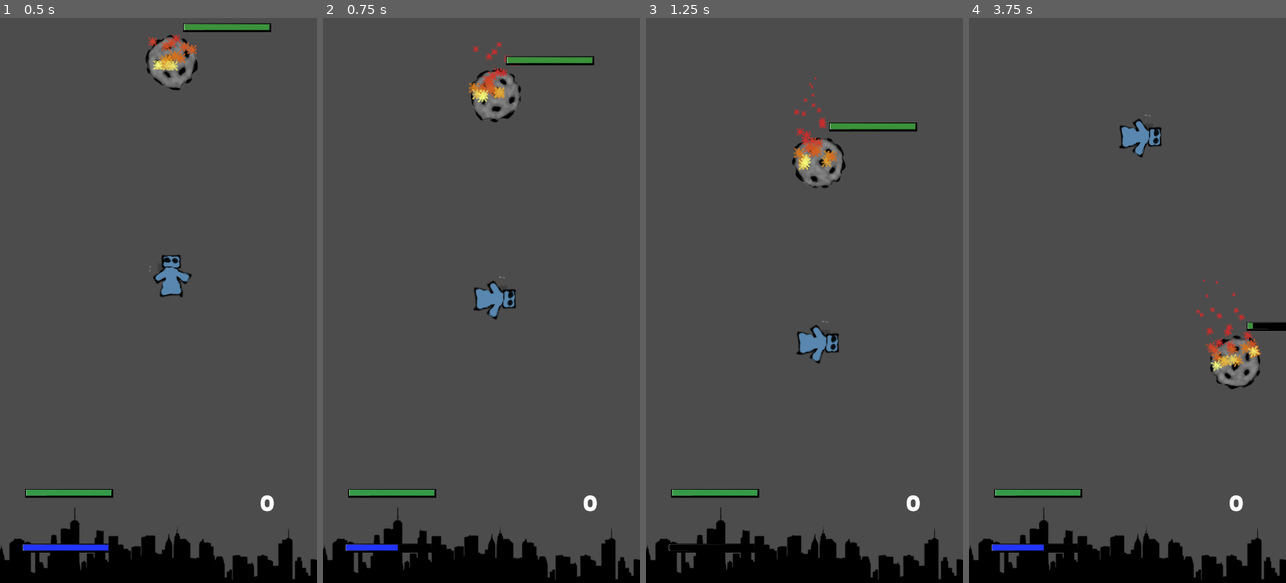
Above: before the commit, frames 1-4 (left to right).
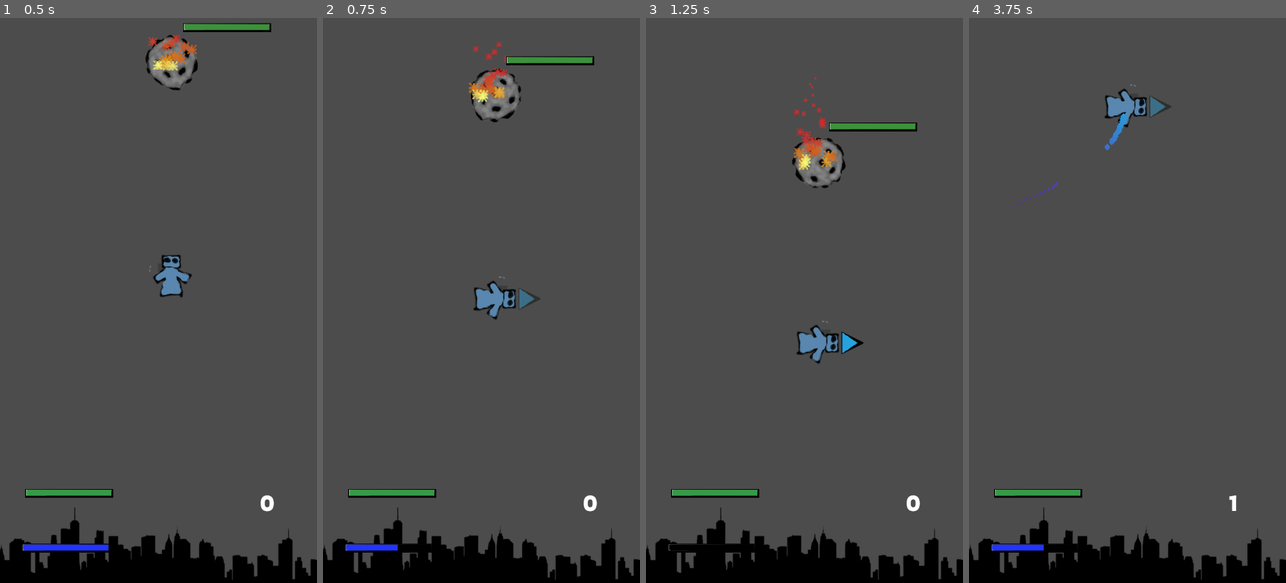
Above: after the commit, the same moments.

Repository: algch/ladrillos
Game: Godot game, scene res://main.tscn
The game is run twice, just before and just after one commit, with the same random seed, the same clock (stepped at 60 frames per second) and the same inputs.
Inputs (mouse positions are in pixels of both pictures, inside the frame that each line leads up to):
- Up to frame 1 (0.5 s): no input
- Up to frame 2 (0.75 s): move the mouse to (551, 272) at 0.52 s; press the mouse at (551, 272) at 0.53 s
- Up to frame 3 (1.25 s): no input
- Up to frame 4 (3.75 s): move the mouse to (1064, 328) at 1.27 s; release the mouse at (1064, 328) at 1.28 s; click (1064, 328) at 1.35 s; move the mouse to (1159, 176) at 2.02 s; press the mouse at (1159, 176) at 2.03 s; move the mouse to (1111, 413) at 2.77 s; release the mouse at (1111, 413) at 2.78 s; click (1111, 413) at 2.85 s; move the mouse to (1222, 385) at 3.52 s; press the mouse at (1222, 385) at 3.53 s

Frame 1 is identical in both runs. In frame 2, 0.1% of the frame differs, in the area x 61-69%, y 47-52%; in frame 3, 0.2%; in frame 4, 2.9%, in the area x 12-100%, y 11-88%.

Commit message:
added direction arrow

Diff:
--- a/brick.gd
+++ b/brick.gd
@@ -10,24 +10,10 @@
 var gravity_speed = 300.0
 var gravity_motion = Vector2.DOWN * gravity_speed
 
-var max_health = 0
-var health = 0
-var score = 0
+var max_health = 100
+var health = max_health
+var score = 1
 
-func _ready():
-	match randi() % 3:
-		0:
-			max_health = 200
-			health = max_health
-			score = 2
-		1:
-			max_health = 400
-			health = max_health
-			score = 3
-		2:
-			max_health = 600
-			health = max_health
-			score = 5
 
 func get_graphical_repr():
 	var graphical_repr = graphical_repr_class.instance()
@@ -59,8 +45,8 @@
 func _update_health_bar():
 	$healthBar.value = $healthBar.max_value * (health/max_health)
 
-func deal_damage(damage, max_damage):
-	health -= 400 * (damage/max_damage)
+func deal_damage(damage):
+	health -= max_health * damage
 	_update_health_bar()
 	check_health()
 
@@ -77,7 +63,7 @@
 			handle_collision(-dir, dir_speed)
 
 		if collision.collider.has_method("deal_damage"):
-			collision.collider.deal_damage(dir_speed, gravity_speed)
+			collision.collider.deal_damage(1)
 
 func _on_speedDecreaseTimer_timeout():
 	$speedDecreaseTimer.stop()
--- /dev/null
+++ b/downPusher.gd
@@ -0,0 +1,5 @@
+extends Area2D
+
+func _on_downPusher_body_entered(body):
+	if body.is_in_group("player"):
+		body.dir_speed *= 0.3
--- /dev/null
+++ b/downPusher.tscn
@@ -0,0 +1,13 @@
+[gd_scene load_steps=3 format=2]
+
+[ext_resource path="res://downPusher.gd" type="Script" id=1]
+
+[sub_resource type="RectangleShape2D" id=1]
+extents = Vector2( 360, 10 )
+
+[node name="downPusher" type="Area2D"]
+script = ExtResource( 1 )
+
+[node name="CollisionShape2D" type="CollisionShape2D" parent="."]
+shape = SubResource( 1 )
+[connection signal="body_entered" from="." to="." method="_on_downPusher_body_entered"]
--- a/main.tscn
+++ b/main.tscn
@@ -10,6 +10,7 @@
 [ext_resource path="res://sprites/health_bar_over.png" type="Texture" id=8]
 [ext_resource path="res://sprites/health_bar_under.png" type="Texture" id=9]
 [ext_resource path="res://fonts/Rowdies-Regular.ttf" type="DynamicFontData" id=10]
+[ext_resource path="res://downPusher.tscn" type="PackedScene" id=11]
 
 [sub_resource type="SegmentShape2D" id=1]
 a = Vector2( -420, 0 )
@@ -105,5 +106,10 @@
 __meta__ = {
 "_edit_use_anchors_": false
 }
+
+[node name="downPusher" parent="." instance=ExtResource( 11 )]
+position = Vector2( 360, 10 )
+collision_layer = 2
+collision_mask = 2
 [connection signal="body_entered" from="turnEnder" to="." method="_on_turnEnder_body_entered"]
 [connection signal="timeout" from="spawnTimer" to="." method="spawn"]
--- /dev/null
+++ b/particles/robot_tail.tres
@@ -0,0 +1,28 @@
+[gd_resource type="ParticlesMaterial" load_steps=5 format=2]
+
+[sub_resource type="Gradient" id=4]
+colors = PoolColorArray( 0.145098, 0.643137, 0.878431, 1, 0.4, 0.0901961, 0.67451, 1 )
+
+[sub_resource type="GradientTexture" id=5]
+gradient = SubResource( 4 )
+
+[sub_resource type="Curve" id=2]
+_data = [ Vector2( 0, 1 ), 0.0, 0.577668, 0, 0, Vector2( 1, 0.0136364 ), -1.65734, 0.0, 0, 0 ]
+
+[sub_resource type="CurveTexture" id=3]
+curve = SubResource( 2 )
+
+[resource]
+emission_shape = 1
+emission_sphere_radius = 2.0
+flag_disable_z = true
+direction = Vector3( 0, 0, 0 )
+spread = 0.0
+gravity = Vector3( 0, 100, 0 )
+initial_velocity = 100.0
+orbit_velocity = 0.0
+orbit_velocity_random = 0.0
+angle = 45.0
+scale = 10.0
+scale_curve = SubResource( 3 )
+color_ramp = SubResource( 5 )
--- a/player.gd
+++ b/player.gd
@@ -13,14 +13,18 @@
 var original_speed_decrease = 10.0
 var speed_decrease = original_speed_decrease
 var dir_speed = 0
+var damage = 0
 
 var energy = 0.0
 var max_energy = 1000.0
 var charge_energy_time = 0.5
 onready var energy_increase = max_energy / (charge_energy_time / $attackTimer.wait_time)
 
-var gravity_speed = 200.0
+var original_gravity_speed = 200.0
+var gravity_speed = original_gravity_speed
 var gravity_motion = Vector2.DOWN * gravity_speed
+
+var gradient = Gradient.new()
 
 enum STATE {IDLE, AIMING, ATTACK}
 var current_state = STATE.IDLE
@@ -32,6 +36,8 @@
 			can_shoot = true
 			is_aiming = false
 			can_deal_damage = false
+			$graphics/arrow.modulate.a = 0
+			$graphics/particles.emitting = false
 		STATE.AIMING:
 			current_state = STATE.AIMING
 			can_shoot = false
@@ -39,6 +45,7 @@
 			aim_start = get_global_mouse_position()
 			$chargeTimer.stop()
 			$attackTimer.start()
+			$graphics/particles.emitting = false
 		STATE.ATTACK:
 			current_state = STATE.ATTACK
 			is_aiming = false
@@ -47,24 +54,29 @@
 			var input_dir = (aim_start - get_global_mouse_position()).normalized()
 			var resulting_motion = (dir * dir_speed) + (input_dir * energy)
 			dir = resulting_motion.normalized()
-			# dir_speed = resulting_motion.length()
 			dir_speed = energy
+			damage = energy / max_energy
 			$speedDecreaseTimer.start()
 			$chargeTimer.start()
 			$attackTimer.stop()
+			$graphics/arrow.modulate.a = 0
+			$graphics/particles.emitting = true
 
 func _ready():
 	var _x  = connect("player_shooted", get_parent(), "_on_player_shooted")
+	gradient.set_color(0, ColorPalette.BLUE)
+	gradient.set_color(1, ColorPalette.PURPLE)
+	set_state(STATE.IDLE)
 
 func get_graphical_repr():
 	var graphical_repr = graphical_repr_class.instance()
-	graphical_repr.texture = $sprite.texture
+	graphical_repr.texture = $graphics/robot.texture
 	graphical_repr.original = self
 	graphical_repr.transform = transform
 	return graphical_repr
 
 func get_repr_rotation():
-	return $sprite.rotation
+	return $graphics.rotation
 
 func destroy():
 	var explosion = explosion_class.instance()
@@ -78,14 +90,17 @@
 	if event.is_action_pressed("shoot") and can_shoot:
 		set_state(STATE.AIMING)
 
-	if event.is_action_released("shoot"):
+	if event.is_action_released("shoot") and current_state == STATE.AIMING:
 		# attack state
 		set_state(STATE.ATTACK)
 
 func _process(_delta):
 	update()
-	if is_aiming:
-		$sprite.rotation = (aim_start - get_global_mouse_position()).angle() + PI/2 - rotation
+	if current_state == STATE.AIMING:
+		$graphics.rotation = (aim_start - get_global_mouse_position()).angle() + PI/2 - rotation
+		$graphics/arrow.modulate = gradient.interpolate(sin($graphics.rotation - PI/2))
+		print("graphics rotation ", $graphics.rotation)
+		$graphics/arrow.modulate.a = energy/max_energy
 
 func _draw():
 	if is_aiming:
@@ -107,24 +122,25 @@
 
 		if collision.collider.has_method("deal_damage") and can_deal_damage:
 			# refreshing state ?
-			collision.collider.deal_damage(prev_dir_speed, max_energy)
+			collision.collider.deal_damage(damage)
 			set_state(STATE.IDLE)
 
 func _on_speedDecreaseTimer_timeout():
 	$speedDecreaseTimer.stop()
 	dir_speed -= speed_decrease
 	if dir_speed > 0:
-		speed_decrease *= 1.1
+		speed_decrease *= 1.05
 		$speedDecreaseTimer.start()
 	else:
 		speed_decrease = original_speed_decrease
 		dir = Vector2()
 		can_deal_damage = false
+		if current_state != STATE.AIMING:
+			set_state(STATE.IDLE)
 
 func _on_attackTimer_timeout():
 	energy += energy_increase
 	get_node("../fuelBar").value = get_node("../fuelBar").max_value - get_node("../fuelBar").max_value * (energy/max_energy)
-	print(get_node("../fuelBar").value)
 	if energy < max_energy:
 		$attackTimer.start()
 	else:
--- a/player.tscn
+++ b/player.tscn
@@ -1,7 +1,9 @@
-[gd_scene load_steps=4 format=2]
+[gd_scene load_steps=6 format=2]
 
 [ext_resource path="res://player.gd" type="Script" id=1]
 [ext_resource path="res://sprites/player.png" type="Texture" id=2]
+[ext_resource path="res://sprites/arrow.png" type="Texture" id=3]
+[ext_resource path="res://particles/robot_tail.tres" type="Material" id=4]
 
 [sub_resource type="CircleShape2D" id=1]
 radius = 50.0
@@ -24,8 +26,21 @@
 [node name="chargeTimer" type="Timer" parent="."]
 wait_time = 0.1
 
-[node name="sprite" type="Sprite" parent="."]
+[node name="graphics" type="Node2D" parent="."]
+
+[node name="robot" type="Sprite" parent="graphics"]
 texture = ExtResource( 2 )
+
+[node name="arrow" type="Sprite" parent="graphics"]
+position = Vector2( 0, -80 )
+texture = ExtResource( 3 )
+
+[node name="particles" type="Particles2D" parent="graphics"]
+emitting = false
+amount = 100
+lifetime = 2.5
+one_shot = true
+process_material = ExtResource( 4 )
 [connection signal="timeout" from="speedDecreaseTimer" to="." method="_on_speedDecreaseTimer_timeout"]
 [connection signal="timeout" from="attackTimer" to="." method="_on_attackTimer_timeout"]
 [connection signal="timeout" from="chargeTimer" to="." method="_on_chargeTimer_timeout"]
--- a/project.godot
+++ b/project.godot
@@ -18,6 +18,10 @@
 config/name="ladrillos"
 run/main_scene="res://main.tscn"
 config/icon="res://icon.png"
+
+[autoload]
+
+ColorPalette="*res://scripts/color_palette.gd"
 
 [display]
 
--- /dev/null
+++ b/scripts/color_palette.gd
@@ -0,0 +1,9 @@
+extends Node
+
+var BLACK = Color("#130901")
+var ORANGE = Color("#c15330")
+var YELLOW = Color("#e8ba43")
+var BLUE = Color("#25a4e0")
+var PURPLE = Color("#6617ac")
+var GRAY = Color("#96a09f")
+var BROWN = Color("#47301e")
Not shown: 1 places in main.tscn that only renumber resources
Binary file added: sprites/arrow.png
Binary file added: sprites/color_palette.png
Not shown, changed: .gitignore
